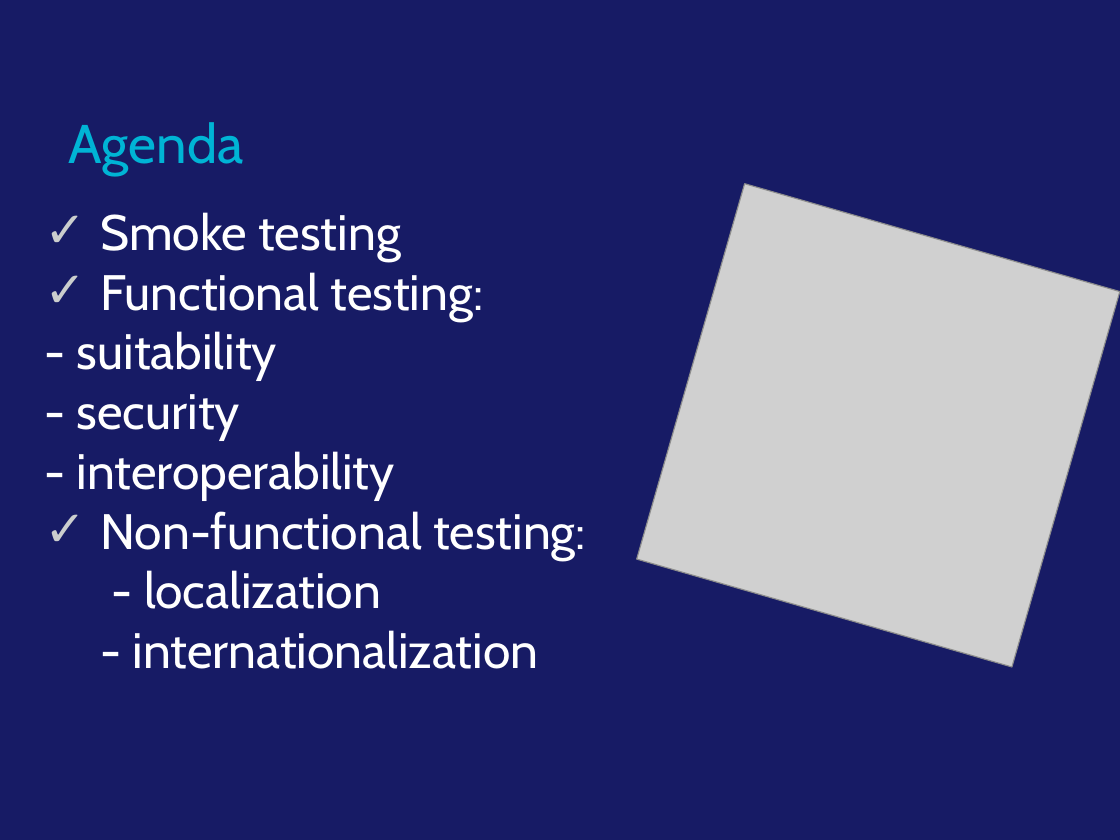
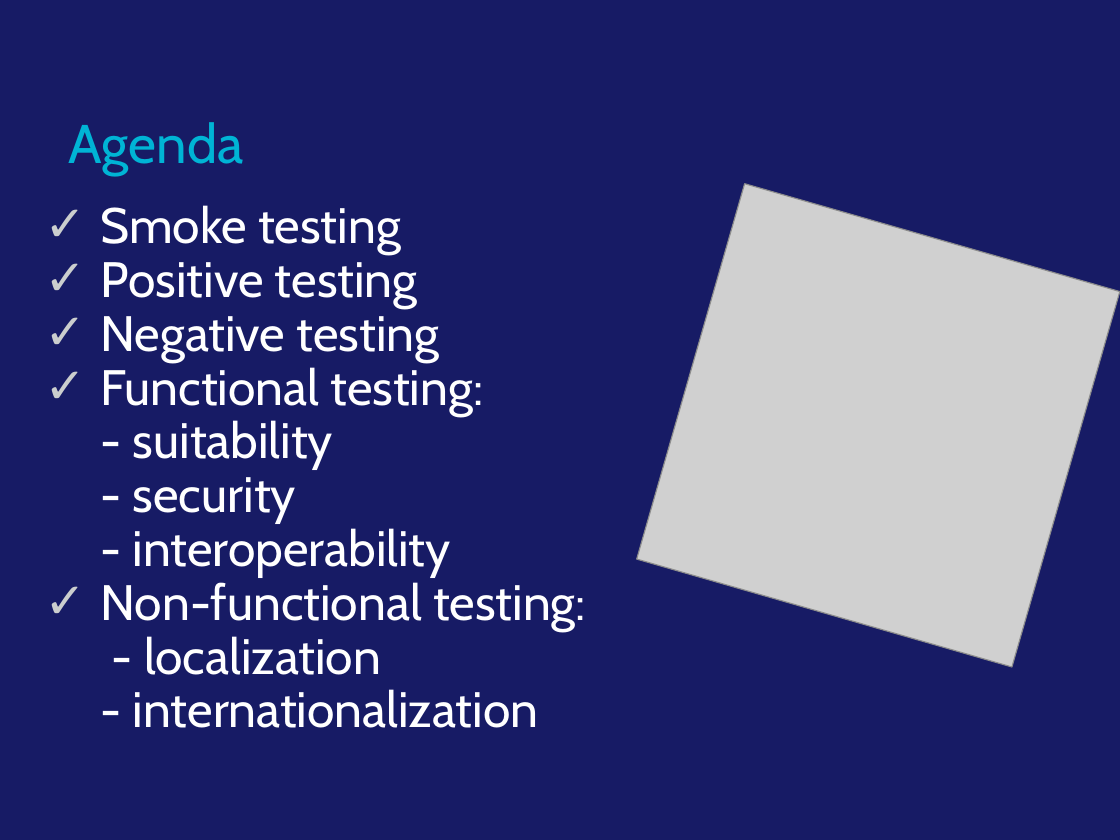
Before and after one commit to SGav/MQC, a slide deck: slide 3 of w3/HW3.pptx. Drawn at 1120x840 pixels with LibreOffice and Linux fonts; fonts in the diff are those of the drawing; grey boxes stand for pictures; background and template pictures are left out. Boxes give left, top, right and bottom in pixels: in the first picture for what was removed or moved away, otherwise in the second. Text is boxed around its words. In the diff, an @@ line names an element or a change of style, - is before the commit and + after.

Commit message:
Changed agenda

```diff
--- a/w3/HW3.pptx
+++ b/w3/HW3.pptx
@@ text at (100,205,586,728): line spacing 1 to 0.9 @@
@@ text at (100,255,440,361): paragraphs added @@
+✓ Positive testing
+✓ Negative testing
```
Also in this commit, not shown: 9 other slides changed.
